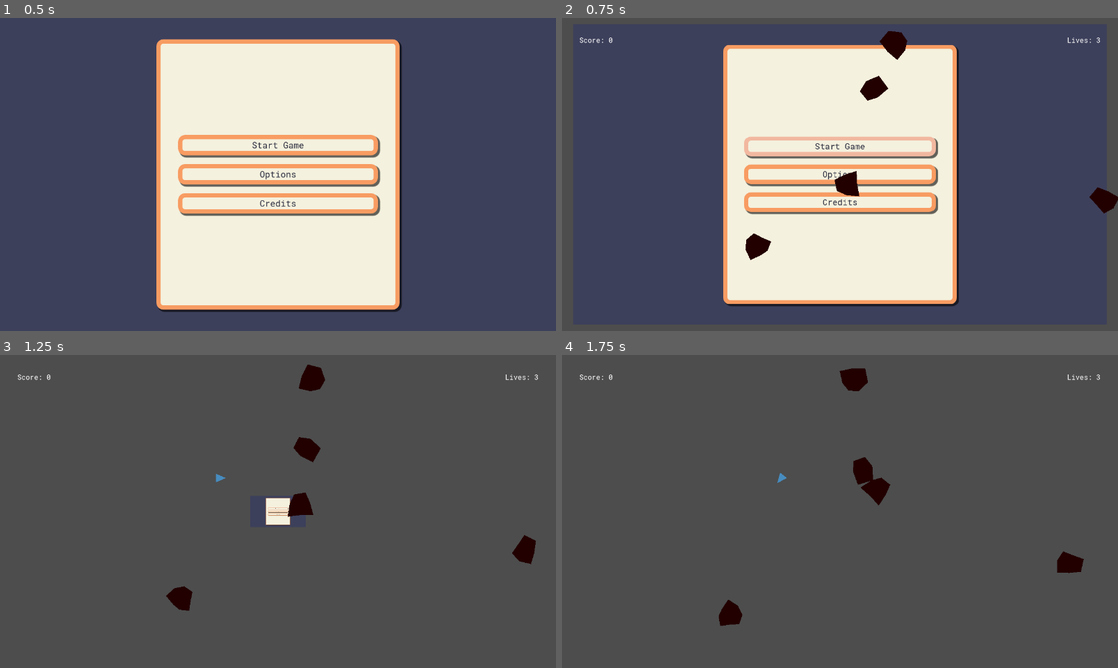
Above: before the commit, frames 1-4 (two rows, left to right).
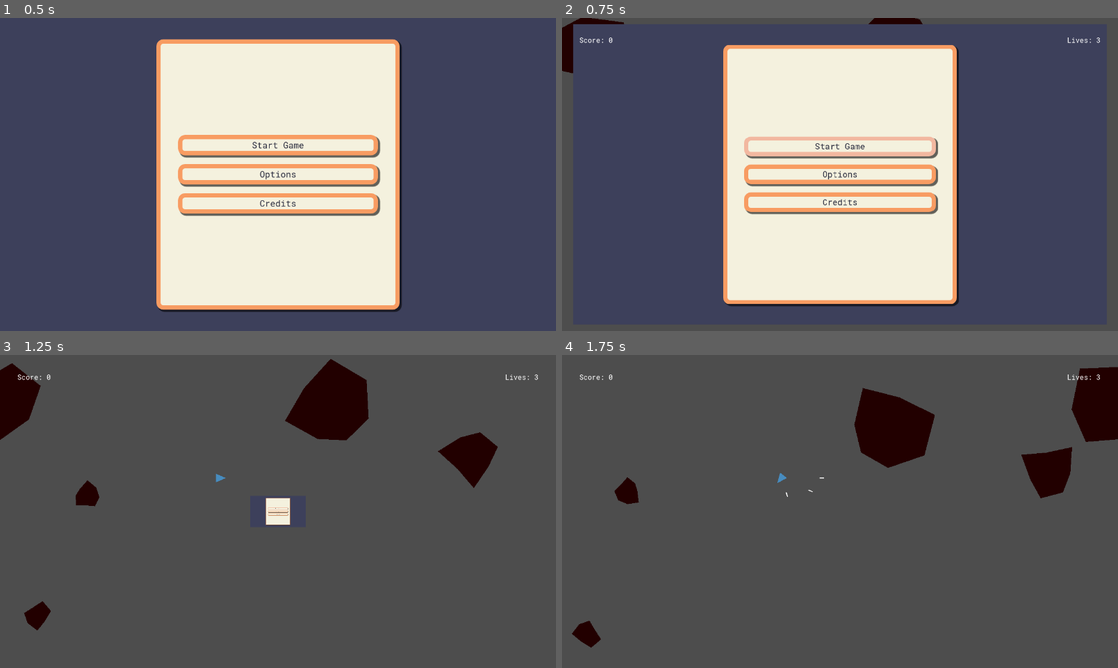
Above: after the commit, the same moments.

Repository: PlanetAriumGameStudio/movie-bluff-gameapp
Game: Godot game, scene res://scenes/main_menu.tscn
The game is run twice, just before and just after one commit, with the same random seed, the same clock (stepped at 60 frames per second) and the same inputs.
Inputs:
- Up to frame 1 (0.5 s): no input
- Up to frame 2 (0.75 s): click "Start Game" at 0.5 s
- Up to frame 3 (1.25 s): no input
- Up to frame 4 (1.75 s): tap Enter (ui_accept) at 1.25, 1.35, 1.52 s; hold D (right) from 1.28 s (still down)

Frame 1 is identical in both runs. In frame 2, 1.9% of the frame differs, in the area x 0-100%, y 0-78%; in frame 3, 6.3%; in frame 4, 7.1%, in the area x 1-100%, y 3-94%.

Commit message:
feat: add player shooting capability, add bullet collision with asteroids

Diff:
--- a/scenes/asteroid.tscn
+++ b/scenes/asteroid.tscn
@@ -1,13 +1,11 @@
-[gd_scene load_steps=3 format=3 uid="uid://bp8i034tdnk40"]
+[gd_scene load_steps=2 format=3 uid="uid://bp8i034tdnk40"]
 
 [ext_resource type="Script" path="res://scripts/asteroid.gd" id="1_n1yec"]
 
-[sub_resource type="PhysicsMaterial" id="PhysicsMaterial_gtmky"]
-friction = 0.0
-
-[node name="Asteroid" type="RigidBody2D"]
-physics_material_override = SubResource("PhysicsMaterial_gtmky")
-gravity_scale = 0.0
+[node name="Asteroid" type="Area2D" groups=["asteroids"]]
+collision_layer = 2
 script = ExtResource("1_n1yec")
 
 [node name="CollisionPolygon2D" type="CollisionPolygon2D" parent="."]
+
+[connection signal="area_entered" from="." to="." method="_on_area_entered"]
--- a/scenes/asteroids_world.tscn
+++ b/scenes/asteroids_world.tscn
@@ -1,14 +1,16 @@
-[gd_scene load_steps=4 format=3 uid="uid://cn6ktlamgi5d"]
+[gd_scene load_steps=5 format=3 uid="uid://cn6ktlamgi5d"]
 
 [ext_resource type="Script" path="res://scripts/asteroids_manager.gd" id="1_svmsb"]
 [ext_resource type="PackedScene" uid="uid://bxex7pn5ng26e" path="res://scenes/player.tscn" id="2_2lr1p"]
 [ext_resource type="FontFile" uid="uid://b42prwa756wip" path="res://fonts/RobotoMono-VariableFont_wght.ttf" id="3_31or4"]
+[ext_resource type="PackedScene" uid="uid://b7pmkevhqbxse" path="res://scenes/ship_bullet.tscn" id="3_pommd"]
 
 [node name="AsteroidsWorld" type="Node2D"]
 script = ExtResource("1_svmsb")
 
 [node name="Player" parent="." instance=ExtResource("2_2lr1p")]
 position = Vector2(505, 283)
+bullet_prefab = ExtResource("3_pommd")
 
 [node name="GUI" type="CanvasLayer" parent="."]
 
--- a/scenes/player.tscn
+++ b/scenes/player.tscn
@@ -3,12 +3,19 @@
 [ext_resource type="Script" path="res://scripts/player.gd" id="1_yq8jn"]
 
 [sub_resource type="CircleShape2D" id="CircleShape2D_2hh5d"]
+radius = 20.0
 
 [node name="Player" type="CharacterBody2D"]
 scale = Vector2(0.999994, 0.999994)
+collision_mask = 2
 motion_mode = 1
 velocity = Vector2(0, 23700)
 script = ExtResource("1_yq8jn")
 
-[node name="CollisionShape2D" type="CollisionShape2D" parent="."]
+[node name="Area2D" type="Area2D" parent="." groups=["player"]]
+
+[node name="CollisionShape2D" type="CollisionShape2D" parent="Area2D"]
+scale = Vector2(1, 1)
 shape = SubResource("CircleShape2D_2hh5d")
+
+[connection signal="area_entered" from="Area2D" to="." method="_on_area_2d_area_entered"]
--- /dev/null
+++ b/scenes/ship_bullet.gd
@@ -0,0 +1,13 @@
+extends Area2D
+
+@export var SPEED: float = 200.0
+
+func _process(delta: float) -> void:
+	position += Vector2.RIGHT.rotated(rotation) * SPEED * delta
+	check_clean_up()
+	pass
+
+func check_clean_up():
+	if position.x > Globals.SCREEN_SIZE.x || position.x < 0 || position.y > Globals.SCREEN_SIZE.y || position.y < 0:
+		print("Cleaning bullet")
+		queue_free()
--- /dev/null
+++ b/scenes/ship_bullet.tscn
@@ -0,0 +1,16 @@
+[gd_scene load_steps=3 format=3 uid="uid://b7pmkevhqbxse"]
+
+[ext_resource type="Script" path="res://scenes/ship_bullet.gd" id="1_diwnc"]
+
+[sub_resource type="RectangleShape2D" id="RectangleShape2D_a2xpy"]
+size = Vector2(10, 2)
+
+[node name="ShipBullet" type="Area2D" groups=["player_bullets"]]
+collision_mask = 2
+script = ExtResource("1_diwnc")
+
+[node name="CollisionShape2D" type="CollisionShape2D" parent="."]
+shape = SubResource("RectangleShape2D_a2xpy")
+
+[node name="Line2D" type="Line2D" parent="."]
+points = PackedVector2Array(0, -1, 0, 1)
--- a/scripts/asteroid.gd
+++ b/scripts/asteroid.gd
@@ -1,4 +1,6 @@
-extends RigidBody2D
+extends Area2D
+
+signal asteroid_shot
 
 var asteroid: PackedVector2Array
 var asteroid_coords: Array
@@ -9,11 +11,15 @@
 
 var rotation_speed:float
 var rotation_direction:int
+var velocity: Vector2
+
+var size: int
 
 @onready var collision_poly = $CollisionPolygon2D
 
 func _ready() -> void:
 	# We want bespoke asteroids, so we will generate their shapes randomly
+	size = Globals.RNG.randi_range(1,3)
 	generate_shape()
 	generate_velocity()
 	asteroid = float_array_to_Vector2Array(asteroid_coords)
@@ -27,21 +33,20 @@
 	return array
 
 # Called every frame. 'delta' is the elapsed time since the previous frame.
-func _physics_process(delta: float) -> void:
+func _process(delta: float) -> void:
+	rotation += rotation_direction * rotation_speed * delta
+	position += velocity * delta
 	screen_wrap()
 
 func generate_velocity():
-	# Generate rotation
+	# Generate Rotation
 	rotation_speed = Globals.RNG.randf_range(MIN_ROTATION_SPEED, MAX_ROTATION_SPEED)
 	rotation_direction = 1
-	inertia = 2
-	apply_torque_impulse( rotation_direction * rotation_speed * 2)
 
 	#Generate Direction and Velocity
 	var new_force = Vector2.UP.rotated(deg_to_rad(Globals.RNG.randi_range(0, 360)))
 	new_force *= 100
-	apply_impulse(new_force)
-	pass
+	velocity = new_force
 
 func _draw():
 	var asteroid_grey: Color = Color("220000")
@@ -58,7 +63,18 @@
 	# Create a "semi" circular shape
 	var degrees_per_point = 360 / vertices
 	for point in range(0, vertices):
-		var length_from_center = rng.randi_range(20,40)
+		var length_from_center = rng.randi_range(20,40) * size
 		var new_point = Vector2.UP * length_from_center
 		new_point = new_point.rotated(deg_to_rad(point*degrees_per_point))
 		asteroid_coords.append([new_point.x, new_point.y])
+
+func _on_area_entered(area: Area2D) -> void:
+	if area.is_in_group("player_bullets"):
+		area.queue_free()
+		if size > 1:
+			# Generate broken asteroid chunks
+			size -= 1
+			var dupe = self.duplicate()
+			self.get_parent().add_child(dupe)
+		asteroid_shot.emit()
+		queue_free()
--- a/scripts/asteroids_manager.gd
+++ b/scripts/asteroids_manager.gd
@@ -2,8 +2,18 @@
 
 const asteroid_prefab:PackedScene = preload("res://scenes/asteroid.tscn")
 
+var player_score:int
+
+@onready var score_label: Label = $GUI/MarginContainer/Score
+
 func _ready() -> void:
+	player_score = 0
 	for i in range(0,5):
 		var new_asteroid = asteroid_prefab.instantiate()
 		new_asteroid.position = Vector2(Globals.RNG.randi_range(0,Globals.SCREEN_SIZE.x), Globals.RNG.randi_range(0,Globals.SCREEN_SIZE.y))
-		get_tree().root.add_child(new_asteroid)
+		new_asteroid.connect("asteroid_shot", update_score)
+		self.add_child(new_asteroid)
+
+func update_score():
+	player_score += 100
+	score_label.text = str("Score: ", player_score)
--- a/scripts/player.gd
+++ b/scripts/player.gd
@@ -5,12 +5,16 @@
 var coords_ship: Array = [[-8, 10], [-8, -10],[15, 0]]
 var coords_booster: Array = [[-8, 5], [-8, -5],[-13, 0]]
 
+@export var bullet_prefab: PackedScene
+
 const MAX_SPEED = 150.0
 const THRUST = 300.0
 const ROTATION_SPEED = 5.0
+const BULLET_SPEED = 250.0
 
 var rotation_direction = 0
 var acceleration = 0
+var shoot = false
 
 func _ready():
 	velocity = Vector2(0,0)
@@ -23,6 +27,16 @@
 	for coord in coords:
 		array.append(Vector2(coord[0], coord[1]))
 	return array
+
+func _process(delta: float) -> void:
+	if shoot:
+		var new_bullet = bullet_prefab.instantiate()
+		new_bullet.global_position = position
+		new_bullet.rotation = rotation
+		var direction = Vector2.RIGHT.rotated(rotation)
+		get_tree().root.add_child(new_bullet)
+		shoot = false
+
 
 func _physics_process(delta: float) -> void:
 	# Get the input direction and handle the acceleration and rotation changes.
@@ -44,6 +58,7 @@
 
 	draw_polygon(ship, [godot_blue])
 
+
 func screen_wrap():
 	position.x = wrapf(position.x, 0, Globals.SCREEN_SIZE.x)
 	position.y = wrapf(position.y, 0, Globals.SCREEN_SIZE.y)
@@ -51,3 +66,9 @@
 func get_input():
 	rotation_direction = Input.get_axis("left", "right")
 	acceleration = Input.get_axis("down", "up") * THRUST
+	shoot = Input.is_action_just_pressed("ui_accept")
+
+
+func _on_area_2d_area_entered(area: Area2D) -> void:
+	if area.is_in_group("asteroids"):
+		print("game over")
Not shown, changed: export/index.html
Not shown, changed: export/index.pck
